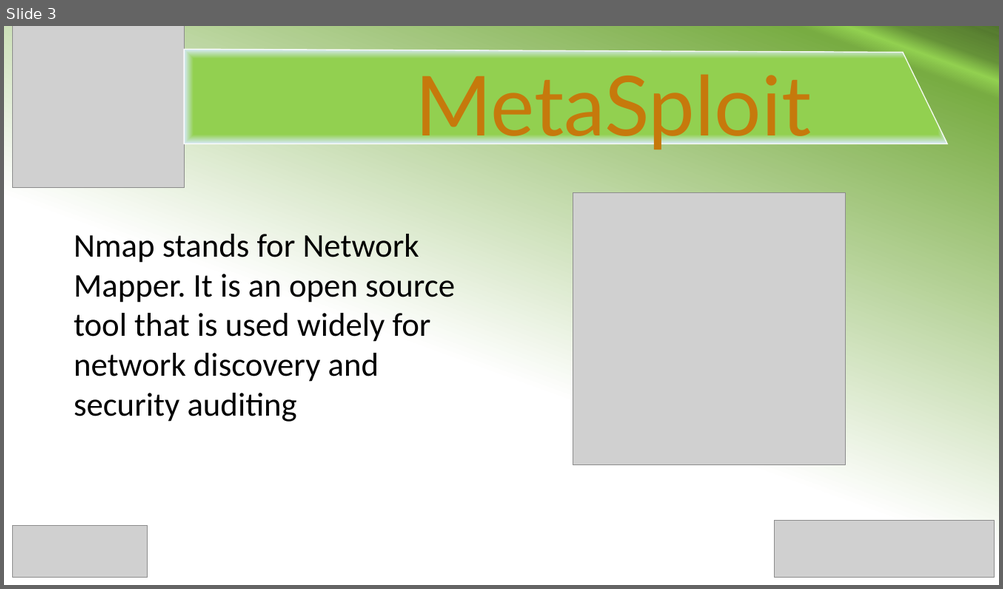
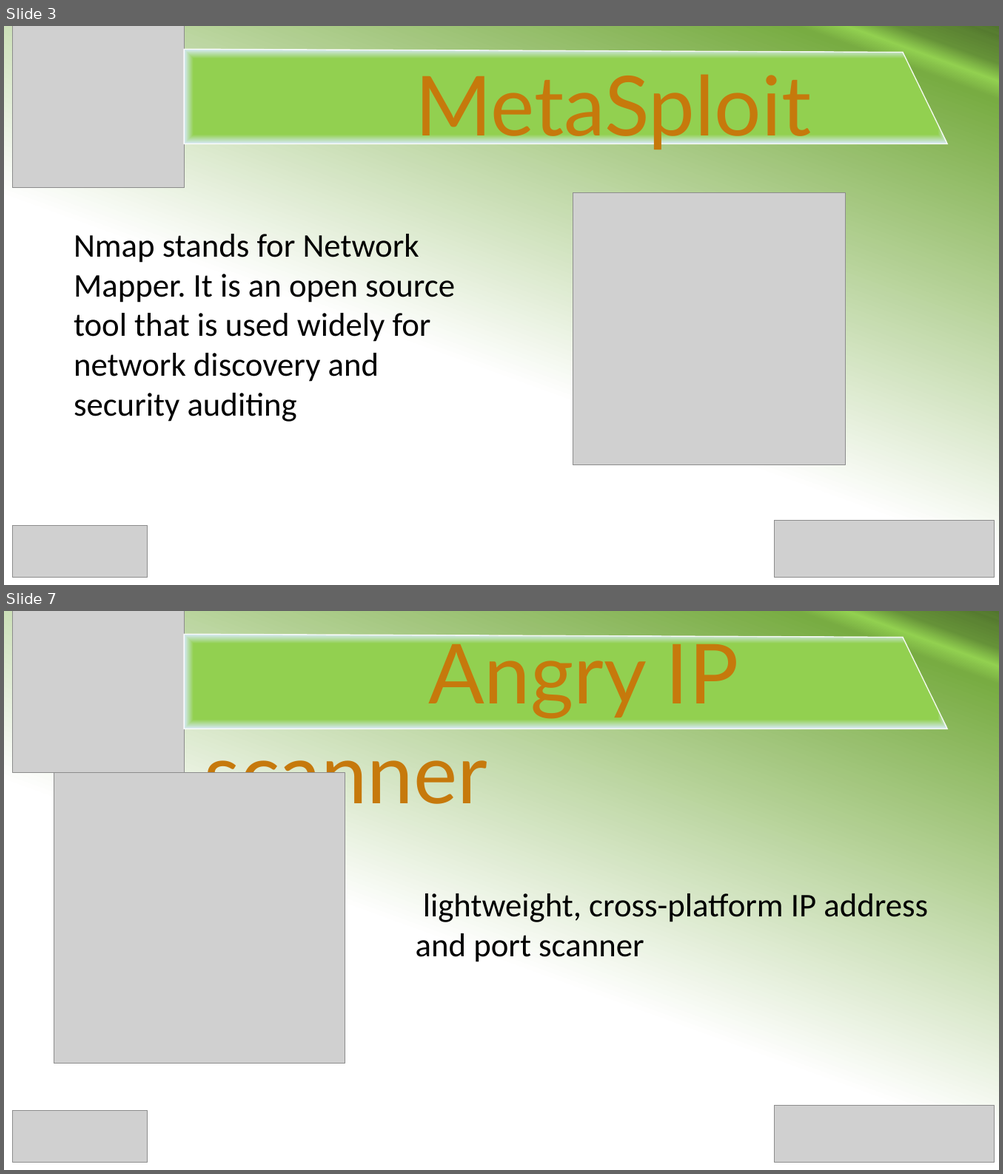
Before and after one commit to SabitDeepto/IIDP, a slide deck: class 8/6.Ethics in IT/2. Presentation/Ethics 5.pptx. Shown one above the other, each under a label of ours: slide 3 before the commit, slides 3 and 7 after it; the slides between them are not shown. The pictures are 1003x589 and 1003x1174 pixels, drawn with LibreOffice and Linux fonts; fonts in the diff are those of the drawing; grey boxes stand for pictures. Boxes give left, top, right and bottom in pixels: in the first picture for what was removed or moved away, otherwise in the second. Text is boxed around its words. In the diff, an @@ line names an element or a change of style, - is before the commit and + after.

```diff
--- a/class 8/6.Ethics in IT/2. Presentation/Ethics 5.pptx
+++ b/class 8/6.Ethics in IT/2. Presentation/Ethics 5.pptx
@@ slide 7 added at (4, 611, 999, 1170), background gradient #FFFFFF to #78AC42 to #92D050 to #659138 to #5C8433 to #557A2F to #577D30 to #52762D @@
@@ picture added at (13, 611, 184, 773) @@
@@ text added at (205, 632, 739, 818), 80 pt, text #C6790C @@
+Angry IP scanner
@@ freeform shape added at (184, 634, 947, 729), fill gradient #92D050 to #D8E9FA, outline #FFFFFF 1 pt @@
@@ picture added at (54, 773, 345, 1064) @@
@@ text added at (415, 894, 928, 963), 32 pt, text #000000 @@
+lightweight, cross-platform IP address and port scanner
@@ picture added at (13, 1111, 148, 1162) @@
@@ picture added at (774, 1105, 994, 1163) @@
```
Also in this commit, not shown: 3 other slides added, 28 other files.
